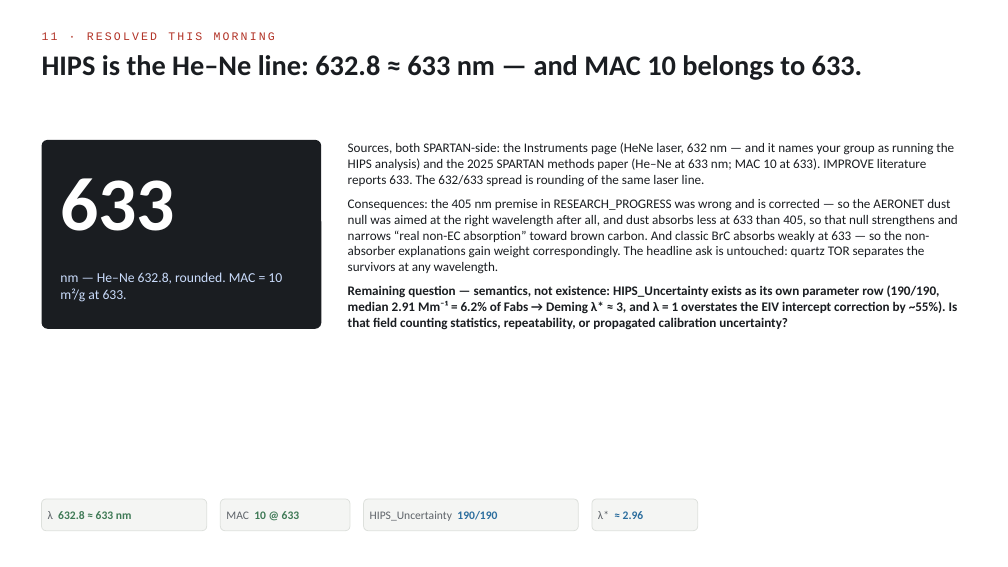
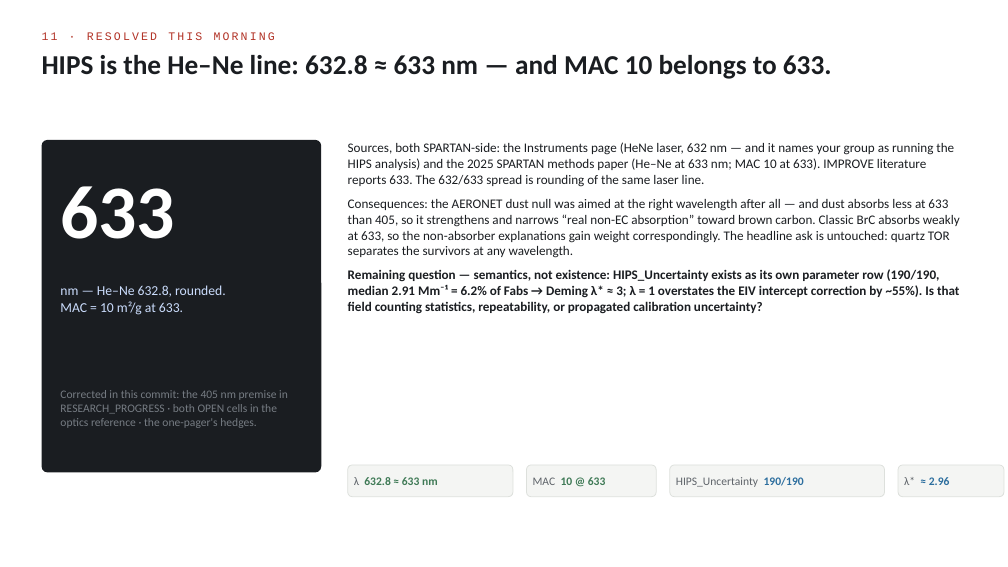
Before and after one commit to ahzs645/aethmodular, a slide deck: slide 13 of research/ftir_ec_phase3/deliverables/ann_briefing_2026-08-12.pptx. Drawn at 1008x567 pixels with LibreOffice and Linux fonts; fonts in the diff are those of the drawing. Boxes give left, top, right and bottom in pixels: in the first picture for what was removed or moved away, otherwise in the second. Text is boxed around its words. In the diff, an @@ line names an element or a change of style, - is before the commit and + after.

```diff
--- a/research/ftir_ec_phase3/deliverables/ann_briefing_2026-08-12.pptx
+++ b/research/ftir_ec_phase3/deliverables/ann_briefing_2026-08-12.pptx
@@ text "HIPS is the He–Ne line: ..." at [42,55,832,79]: size 27 to 26 pt @@
@@ rounded rectangle: place and size @@
-rounded rectangle at [42,140,321,329]
+rounded rectangle at [42,140,321,473]
@@ rounded rectangle at [42,140,321,473]: proportions changed @@
@@ text "633": place and size @@
-text "633" at [60,178,175,231]
+text "633" at [60,186,175,239]
@@ text at [348,199,960,314]: text changed @@
-Consequences: the 405 nm premise in RESEARCH_PROGRESS was wrong and is corrected — so the AERONET dust null was aimed at the right wavelength after all, and dust absorbs less at 633 than 405, so that null strengthens and narrows “real non-EC absorption” toward brown carbon. And classic BrC absorbs weakly at 633 — so the non-absorber explanations gain weight correspondingly. The headline ask is untouched: quartz TOR separates the survivors at any wavelength.
-Remaining question — semantics, not existence: HIPS_Uncertainty exists as its own parameter row (190/190, median 2.91 Mm⁻¹ = 6.2% of Fabs → Deming λ* ≈ 3, and λ = 1 overstates the EIV intercept correction by ~55%). Is that field counting statistics, repeatability, or propagated calibration uncertainty?
+Consequences: the AERONET dust null was aimed at the right wavelength after all — and dust absorbs less at 633 than 405, so it strengthens and narrows “real non-EC absorption” toward brown carbon. Classic BrC absorbs weakly at 633, so the non-absorber explanations gain weight correspondingly. The headline ask is untouched: quartz TOR separates the survivors at any wavelength.
+Remaining question — semantics, not existence: HIPS_Uncertainty exists as its own parameter row (190/190, median 2.91 Mm⁻¹ = 6.2% of Fabs → Deming λ* ≈ 3; λ = 1 overstates the EIV intercept correction by ~55%). Is that field counting statistics, repeatability, or propagated calibration uncertainty?
@@ text at [60,285,226,315]: text changed @@
-nm — He–Ne 632.8, rounded. MAC = 10 m²/g at 633.
+nm — He–Ne 632.8, rounded.
+MAC = 10 m²/g at 633.
@@ text added at [60,390,288,428], 11 pt, text #767C83 @@
+Corrected in this commit: the 405 nm premise in RESEARCH_PROGRESS · both OPEN cells in the optics reference · the one-pager's hedges.
@@ rounded rectangle: place and size @@
-rounded rectangle at [364,499,578,531]
+rounded rectangle at [348,465,513,497]
@@ rounded rectangle: place and size @@
-rounded rectangle at [592,499,698,531]
+rounded rectangle at [526,465,656,497]
@@ rounded rectangle: place and size @@
-rounded rectangle at [42,499,207,531]
+rounded rectangle at [670,465,885,497]
@@ rounded rectangle: place and size @@
-rounded rectangle at [221,499,351,531]
+rounded rectangle at [898,465,1004,497]
@@ 4 texts: place and size @@
-4 texts at [48,511,644,521]
+4 texts at [354,477,950,487]
```
Also in this commit, not shown: 17 other slides changed, 1 other file.
